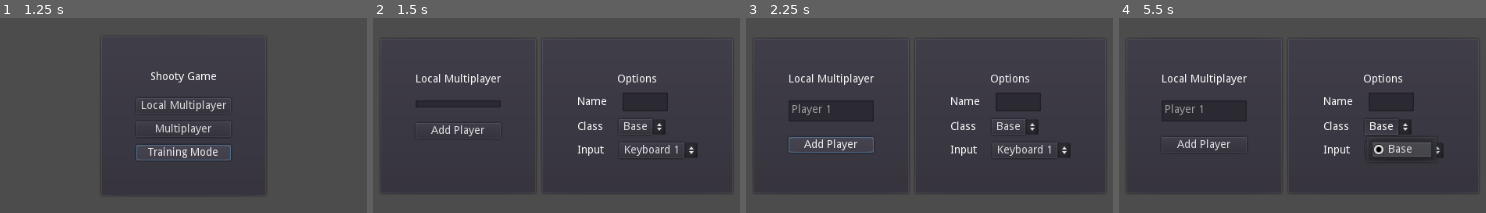
Above: before the commit, frames 1-4 (left to right).
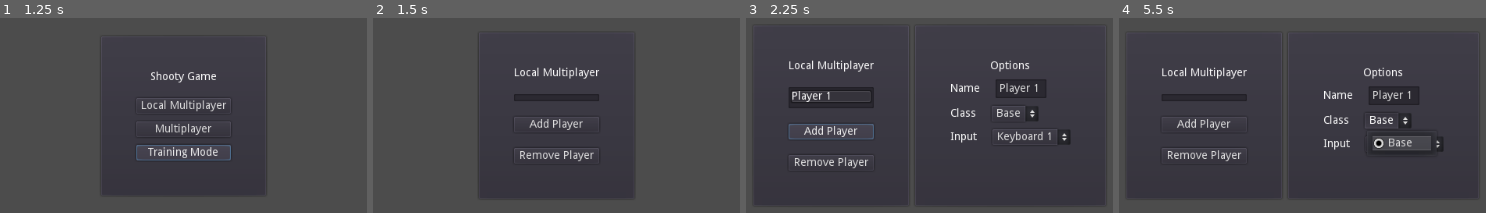
Above: after the commit, the same moments.

Repository: VGDC-UCI/Shooty-Game
Game: Godot game, scene res://Scenes/Startup.tscn
Same seed, same stepped clock (60 frames per second), same inputs: the game is played once before the commit and once after it. The engine's default icon, where the game draws it, is replaced by a stand-in: a white triangle on a blue panel in a dark square.
Inputs (mouse positions are in pixels of both pictures, inside the frame that each line leads up to):
- Up to frame 1 (1.25 s): click "Training Mode" at 0.5 s
- Up to frame 2 (1.5 s): click "Local Multiplayer" at 1.25 s
- Up to frame 3 (2.25 s): click "Add Player" at 2 s
- Up to frame 4 (5.5 s): click (1203, 162) at 2.75 s, where only the run after the commit has a clickable "Remove Player"; click "Base" at 3.5 s; click "Keyboard 1" at 4.25 s; tap Enter at 5 s; move the mouse to (1478, 92) at 5.02 s; hold D (move_right) from 5.03 s (still down); right-click (1478, 92) at 5.1 s; tap Space (jump_pressed) at 5.27 s

Frame 1 is identical in both runs. In frame 2, 7.1% of the frame differs, in the area x 4-96%, y 10-93%; in frame 3, 7.5%, in the area x 4-96%, y 21-96%; in frame 4, 6.6%.

Commit message:
Added remove player button in local-multi menu

Diff:
--- a/Scenes/PlayerList.tscn
+++ b/Scenes/PlayerList.tscn
@@ -14,7 +14,7 @@
 margin_left = 7.0
 margin_top = 7.0
 margin_right = 196.0
-margin_bottom = 195.0
+margin_bottom = 210.0
 custom_constants/margin_right = 40
 custom_constants/margin_top = 40
 custom_constants/margin_left = 40
@@ -24,7 +24,7 @@
 margin_left = 40.0
 margin_top = 40.0
 margin_right = 149.0
-margin_bottom = 148.0
+margin_bottom = 163.0
 custom_constants/separation = 20
 
 [node name="Label" type="Label" parent="MarginContainer/VBoxContainer"]
@@ -43,5 +43,12 @@
 margin_right = 109.0
 margin_bottom = 83.0
 text = "Add Player"
+
+[node name="RemovePlayerButton" type="Button" parent="MarginContainer/VBoxContainer"]
+margin_top = 103.0
+margin_right = 109.0
+margin_bottom = 123.0
+text = "Remove Player"
 [connection signal="item_selected" from="MarginContainer/VBoxContainer/List" to="." method="selected_player"]
 [connection signal="pressed" from="MarginContainer/VBoxContainer/AddPlayerButton" to="." method="add_player"]
+[connection signal="pressed" from="MarginContainer/VBoxContainer/RemovePlayerButton" to="." method="remove_player"]
--- a/Scripts/player_list.gd
+++ b/Scripts/player_list.gd
@@ -15,6 +15,22 @@
 	player_configs.append(config)
 	update_list()
 
+	list.select(list.get_item_count() - 1) # Select the last player on the list
+	emit_signal("selected", config)
+
+
+func remove_player() -> void: # Will remove the currently selected player
+	if player_configs.size() == 0:
+		return
+
+	var index: int = list.get_selected_items()[0]
+	player_configs.remove(index)
+	update_list()
+
+	if index >= 1:
+		list.select(index - 1) # Select the player before the removed one
+		emit_signal("selected", player_configs[index - 1])
+
 
 func update_list() -> void: # Update the list to match the player configs
 	list.clear() # Not efficient to clear the list every time, but impact should be insignificant
--- a/Scripts/player_options.gd
+++ b/Scripts/player_options.gd
@@ -11,7 +11,12 @@
 signal changed
 
 
+func _ready() -> void:
+	hide()
+
+
 func display_for(config: Resource) -> void: # Displays the information of the given player config
+	show()
 	name_field.text = config.name
 	class_option.selected = config.class_id
 	input_option.selected = config.input_id
